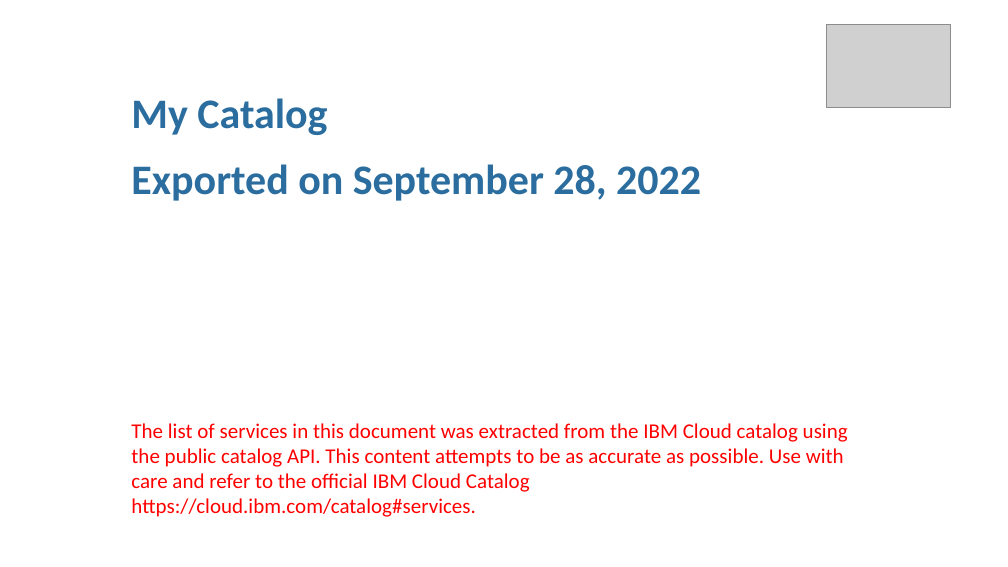
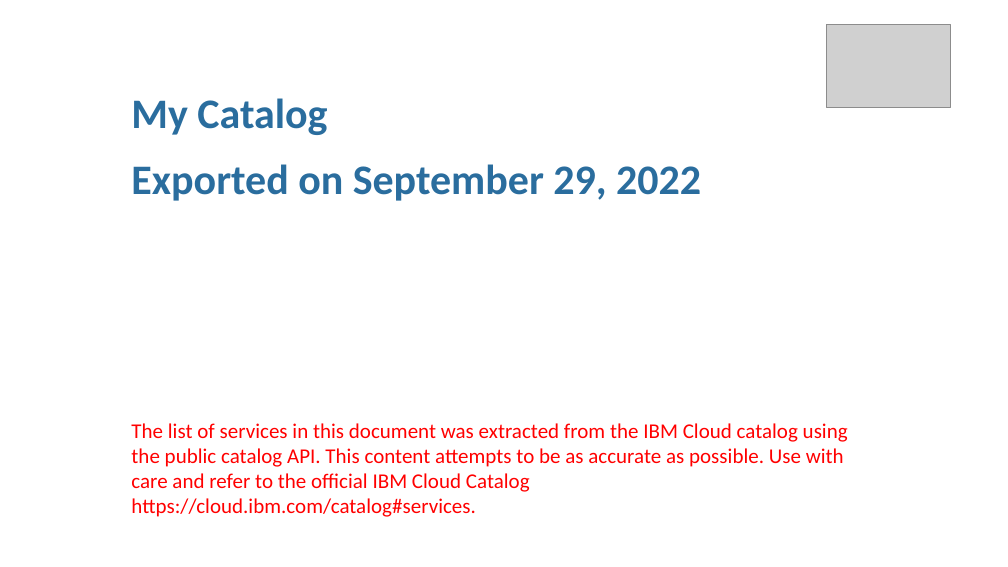
Before and after one commit to l2fprod/mycatalog, a slide deck: slide 1 of docs/generated/mycatalog.pptx. Drawn at 1008x567 pixels with LibreOffice and Linux fonts; fonts in the diff are those of the drawing; grey boxes stand for pictures. Boxes give left, top, right and bottom in pixels: in the first picture for what was removed or moved away, otherwise in the second. Text is boxed around its words. In the diff, an @@ line names an element or a change of style, - is before the commit and + after.

```diff
--- a/docs/generated/mycatalog.pptx
+++ b/docs/generated/mycatalog.pptx
@@ text at (131,164,701,201): text changed @@
-Exported on September 28, 2022
+Exported on September 29, 2022
```
Also in this commit, not shown: 48 other slides changed, 1 slide added, 9 other files.
